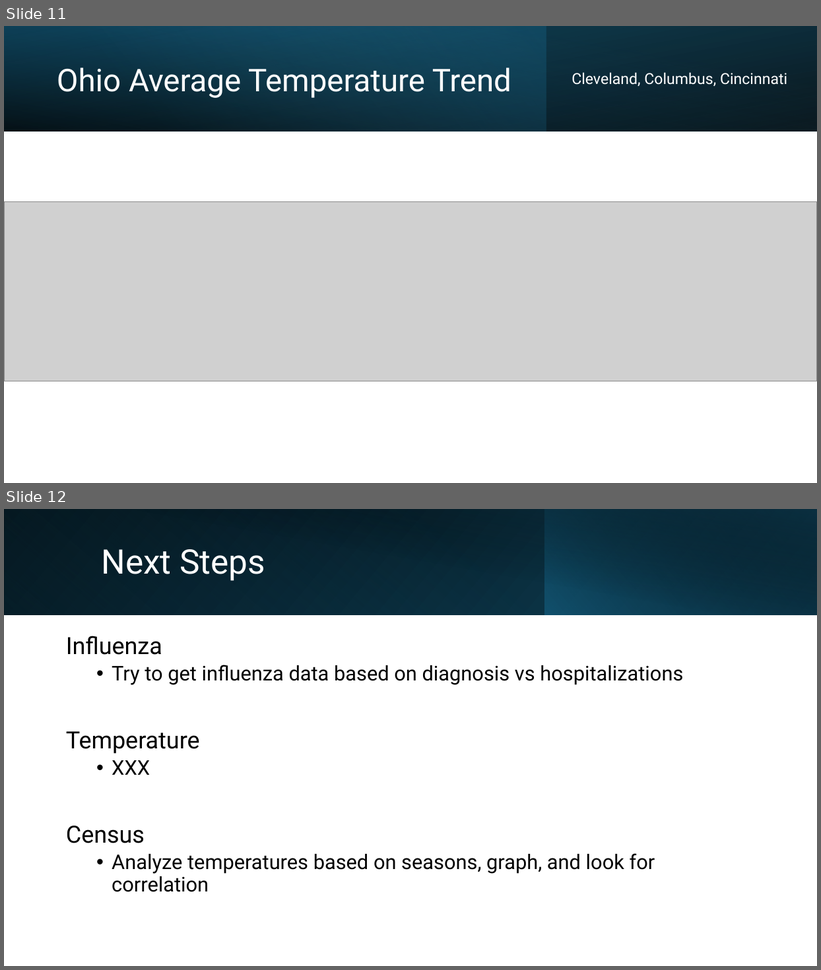
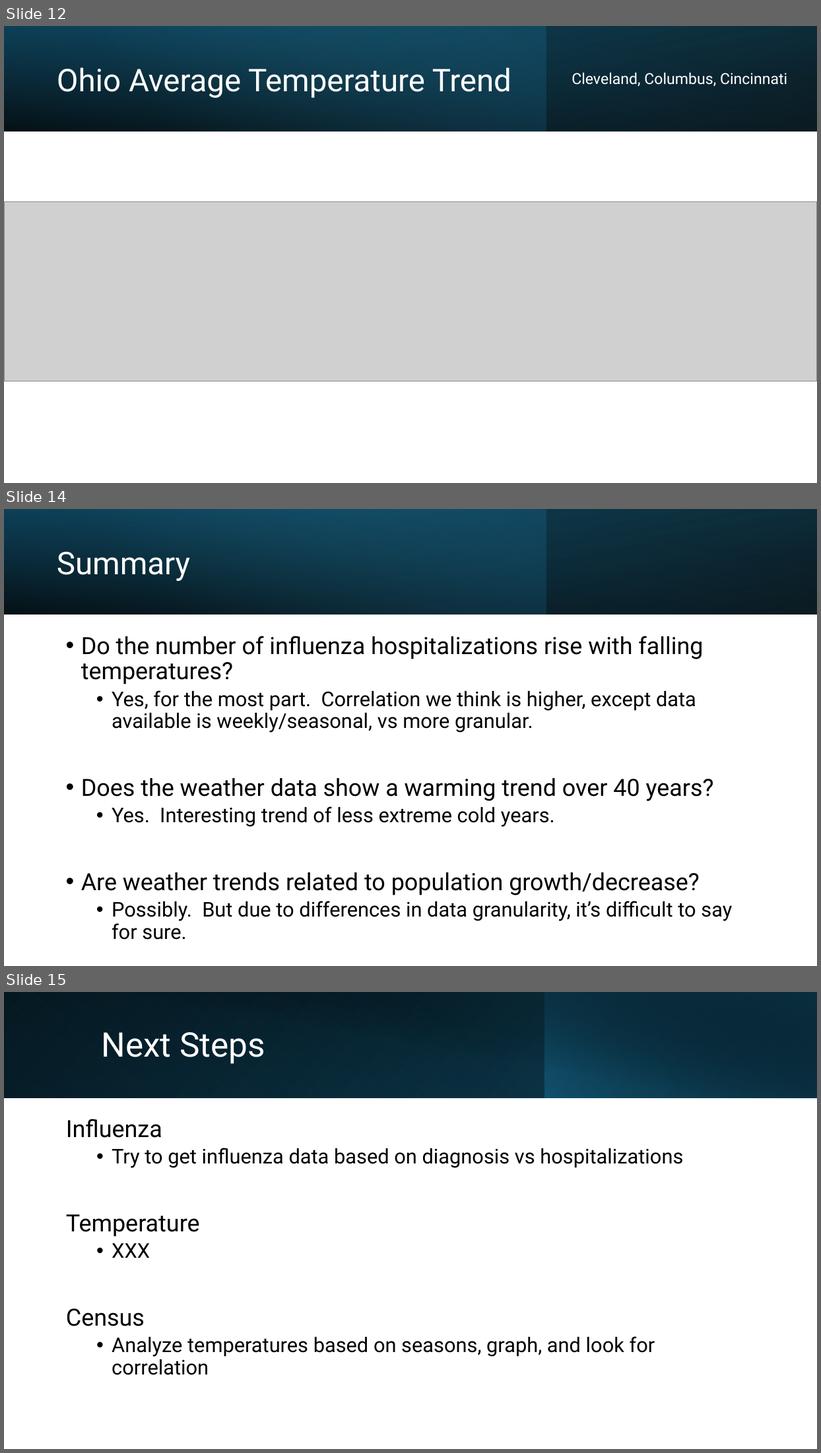
Before and after one commit to brian-campbell/ai-bootcamp-project-1, a slide deck: Project-1-Presentation.pptx. Shown one above the other, each under a label of ours: slides 11 and 12 before the commit, slides 12, 14 and 15 after it; the slides between them are not shown. The pictures are 821x970 and 821x1453 pixels, drawn with LibreOffice and Linux fonts; fonts in the diff are those of the drawing; grey boxes stand for pictures. Boxes give left, top, right and bottom in pixels: in the first picture for what was removed or moved away, otherwise in the second. Text is boxed around its words. In the diff, an @@ line names an element or a change of style, - is before the commit and + after.

```diff
--- a/Project-1-Presentation.pptx
+++ b/Project-1-Presentation.pptx
@@ slide 14 added at (4, 509, 817, 966), background #FFFFFF @@
@@ rectangle added at (4, 509, 817, 614), fill gradient #000000 to #104862 @@
@@ rectangle added at (4, 509, 547, 614), fill gradient #156082 to #46B1E1 @@
@@ rectangle added at (4, 509, 817, 614), fill gradient #000000 to #156082 @@
@@ title added at (57, 551, 190, 581), 37 pt, text #FFFFFF @@
+Summary
@@ text added at (81, 636, 732, 940), 24 pt, text #000000 @@
+• Do the number of influenza hospitalizations rise with falling temperatures?
+  • Yes, for the most part. Correlation we think is higher, except data available is weekly/seasonal, vs more granular.
+• Does the weather data show a warming trend over 40 years?
+  • Yes. Interesting trend of less extreme cold years.
+• Are weather trends related to population growth/decrease?
+  • Possibly. But due to differences in data granularity, it’s difficult to say for sure.
@@ what was slide 11 is now slide 12 @@
@@ what was slide 12 is now slide 15 @@
```
Also in this commit, not shown: 1 slide changed, 1 other slide added.
